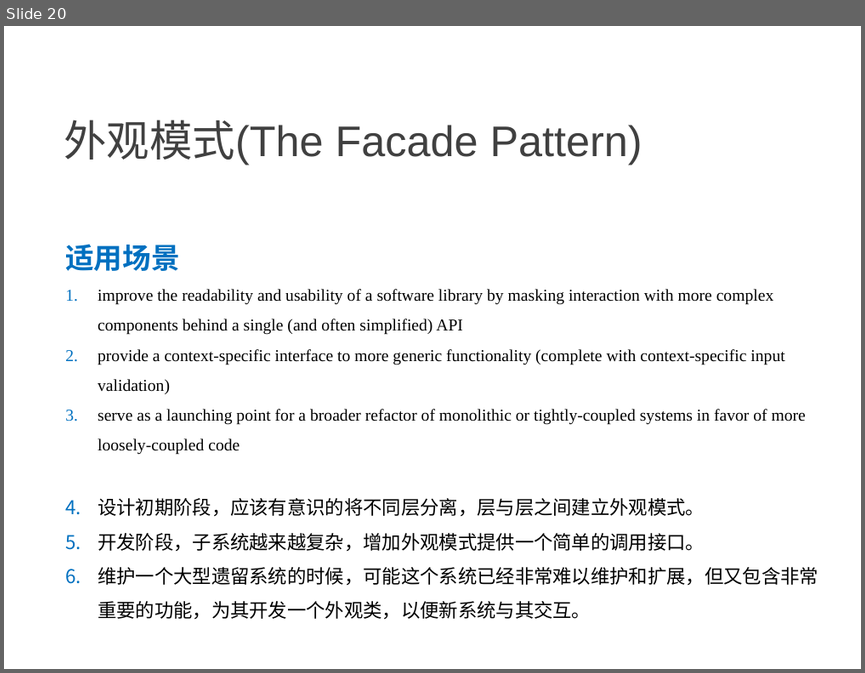
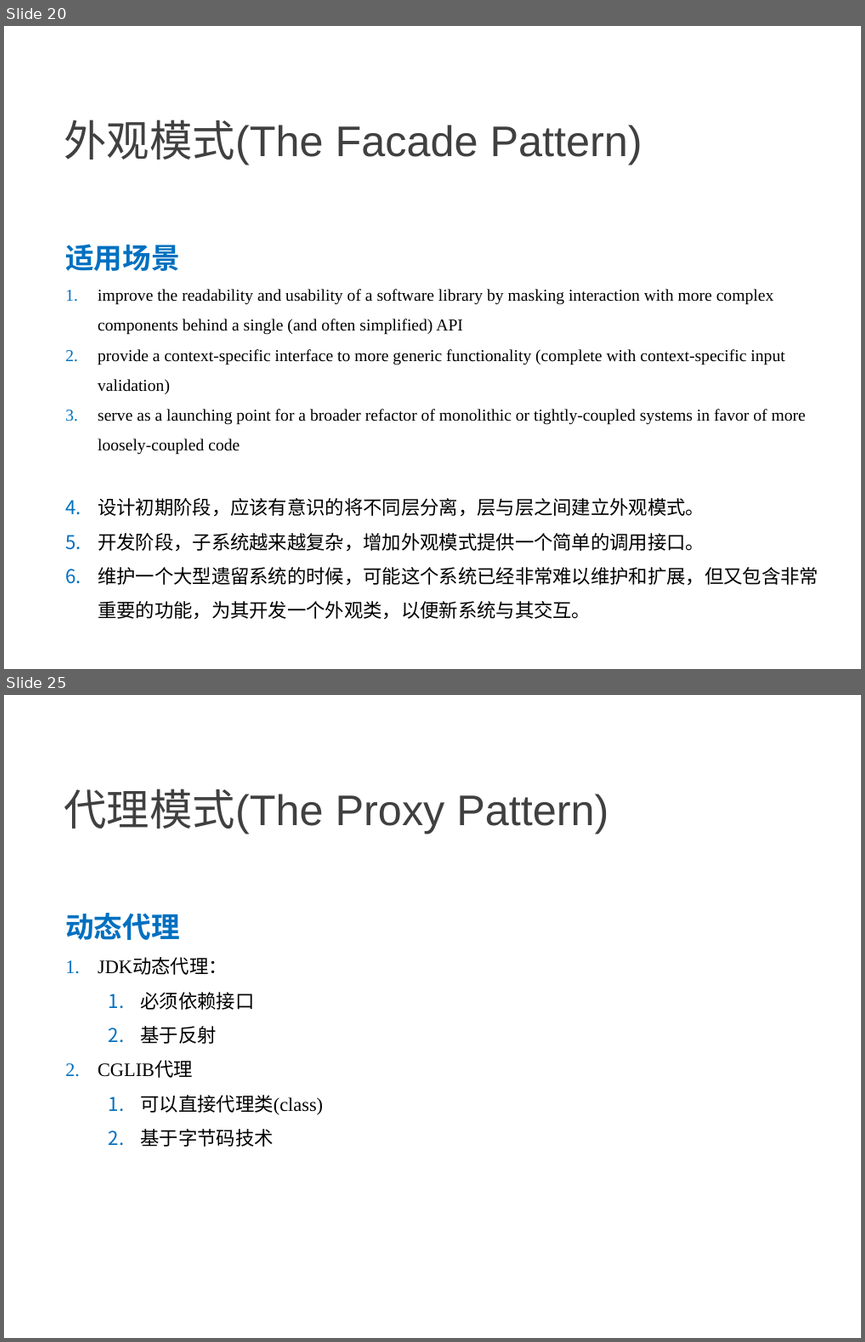
Before and after one commit to NewGr8Player/My-PPT, a slide deck: Design pattern/3.设计模式-结构型模式.pptx. Shown one above the other, each under a label of ours: slide 20 before the commit, slides 20 and 25 after it; the slides between them are not shown. The pictures are 865x673 and 865x1342 pixels, drawn with LibreOffice and Linux fonts; fonts in the diff are those of the drawing. Boxes give left, top, right and bottom in pixels: in the first picture for what was removed or moved away, otherwise in the second. Text is boxed around its words. In the diff, an @@ line names an element or a change of style, - is before the commit and + after.

Commit message:
Add     - 代理模式     - 桥接模式     - 享元模式

```diff
--- a/Design pattern/3.设计模式-结构型模式.pptx
+++ b/Design pattern/3.设计模式-结构型模式.pptx
@@ slide 25 added at (4, 695, 861, 1338), background #FFFFFF @@
@@ text added at (64, 789, 608, 834), 36 pt, text #404040 @@
+代理模式(The Proxy Pattern)
@@ text added at (65, 913, 324, 1146), 16 pt, text #000000 @@
+动态代理
+1. JDK动态代理：
+  1. 必须依赖接口
+  2. 基于反射
+2. CGLIB代理
+  1. 可以直接代理类(class)
+  2. 基于字节码技术
```
Also in this commit, not shown: 12 other slides added.
